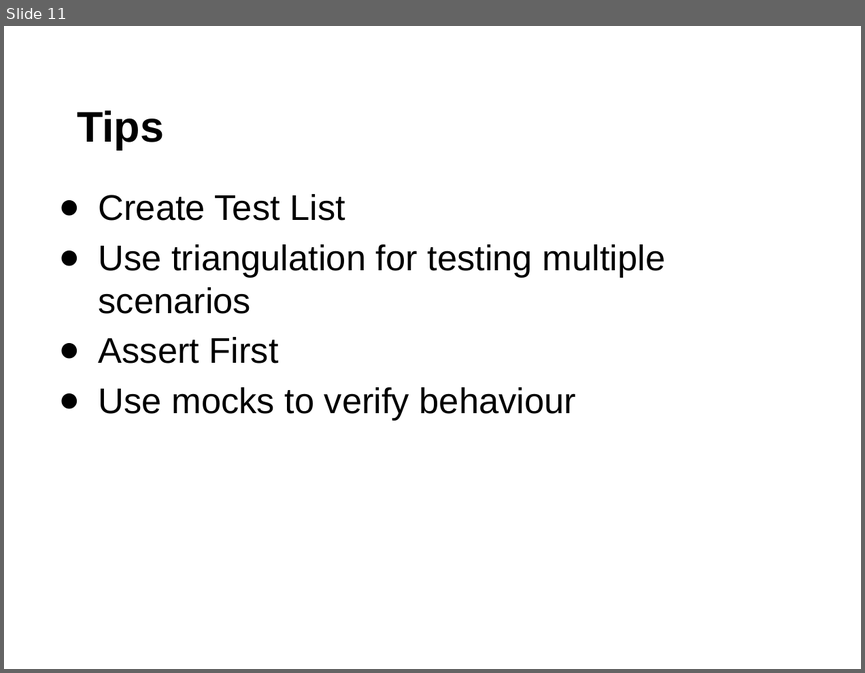
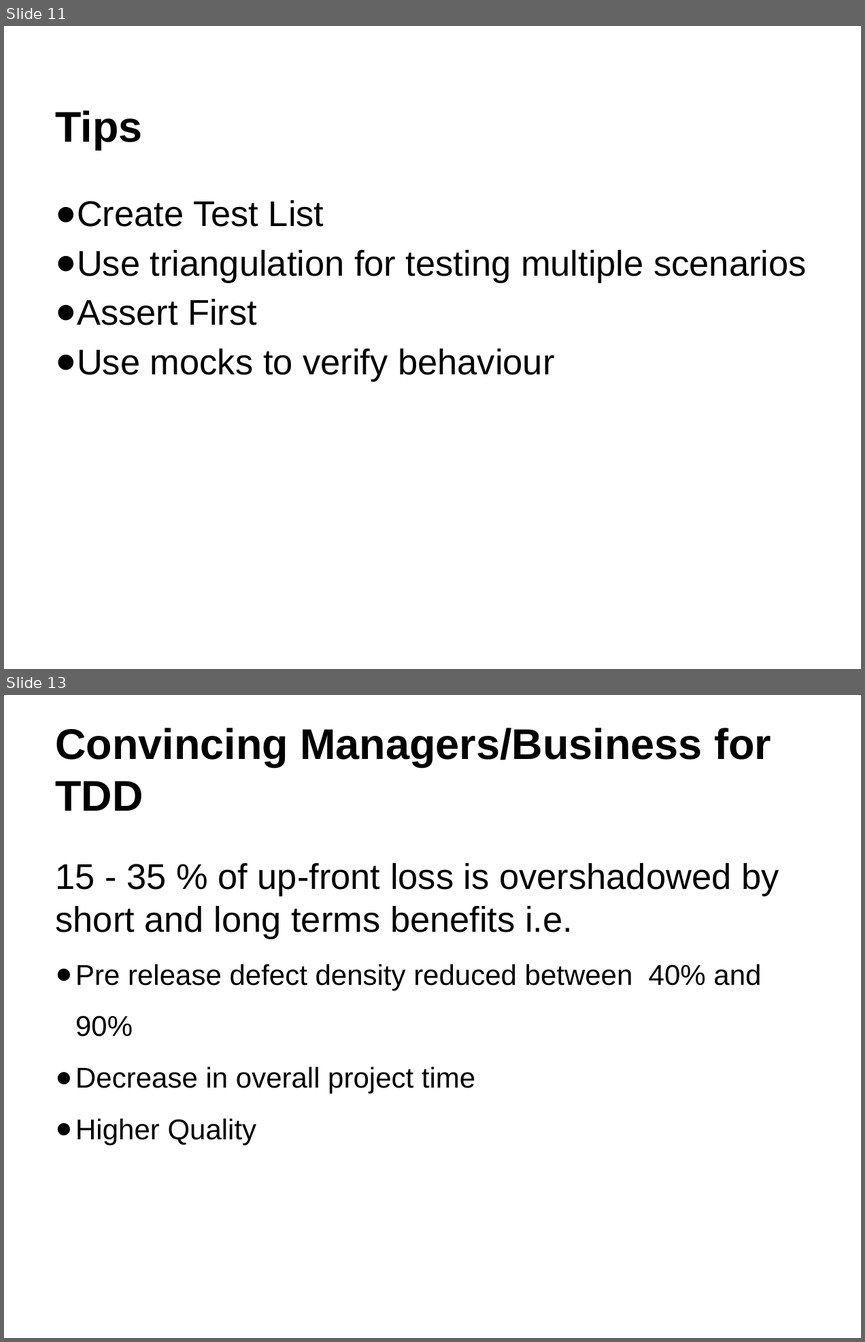
Before and after one commit to RobinNagpal/software_craftsmanship, a slide deck: TDD/study_material/Test Driven Development.pptx. Shown one above the other, each under a label of ours: slide 11 before the commit, slides 11 and 13 after it; the slides between them are not shown. The pictures are 865x673 and 865x1342 pixels, drawn with LibreOffice and Linux fonts; fonts in the diff are those of the drawing. Boxes give left, top, right and bottom in pixels: in the first picture for what was removed or moved away, otherwise in the second. Text is boxed around its words. In the diff, an @@ line names an element or a change of style, - is before the commit and + after.

```diff
--- a/TDD/study_material/Test Driven Development.pptx
+++ b/TDD/study_material/Test Driven Development.pptx
@@ slide 13 added at bbox=[4, 695, 861, 1338], background #FFFFFF @@
@@ text added at bbox=[55, 728, 771, 811], 36 pt, text #000000, bold @@
+Convincing Managers/Business for TDD
@@ text added at bbox=[55, 863, 779, 1144], 24 pt, text #000000 @@
+15 - 35 % of up-front loss is overshadowed by short and long terms benefits i.e.
+● Pre release defect density reduced between 40% and 90%
+● Decrease in overall project time
+● Higher Quality
@@ slide 11 changed as well @@
@@ text "Tips" at bbox=[55, 110, 142, 149]: indent changed @@
@@ text "Create Test List" at bbox=[55, 200, 806, 382]: indent changed; line spacing 1 to 1.15; less space between paragraphs @@
```
Also in this commit, not shown: 11 other slides changed.
